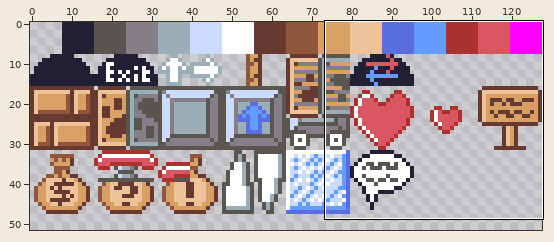
File history of a sprite sheet, tilesets4/FGCommon.png. The picture above shows the old version from afar; the outline marks the close-up.
Close-up. As it was:
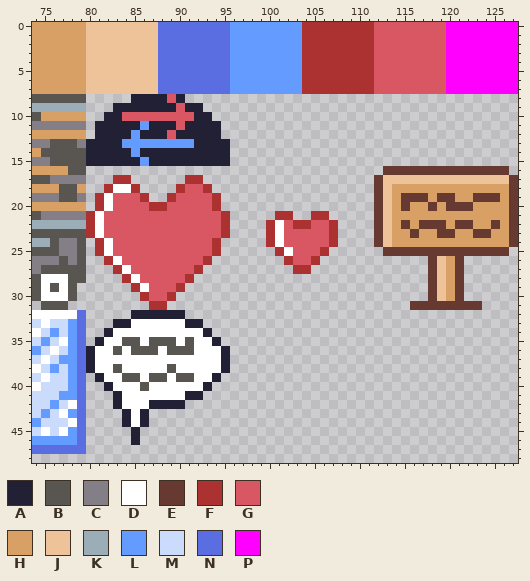
The file is 128x64 pixels. Shown: x 74..127, y 0..48. The wide view leaves out empty margins.
Palette (. is transparent): A #222034  B #595652  C #847e87  D #ffffff  E #663931  F #ac3232  G #d95763  H #d9a066  J #eec39a  K #9badb7  L #639bff  M #cbdbfc  N #5b6ee1  P #ff00ff
Pixels before (only the part around the change), first column x 74:
 0 HHHHHHJJJJJJJJNNNNNNNNLLLLLLLLFFFFFFFFGGGGGGGGPPPPPPPP
 1 HHHHHHJJJJJJJJNNNNNNNNLLLLLLLLFFFFFFFFGGGGGGGGPPPPPPPP
 2 HHHHHHJJJJJJJJNNNNNNNNLLLLLLLLFFFFFFFFGGGGGGGGPPPPPPPP
 3 HHHHHHJJJJJJJJNNNNNNNNLLLLLLLLFFFFFFFFGGGGGGGGPPPPPPPP
 4 HHHHHHJJJJJJJJNNNNNNNNLLLLLLLLFFFFFFFFGGGGGGGGPPPPPPPP
 5 HHHHHHJJJJJJJJNNNNNNNNLLLLLLLLFFFFFFFFGGGGGGGGPPPPPPPP
 6 HHHHHHJJJJJJJJNNNNNNNNLLLLLLLLFFFFFFFFGGGGGGGGPPPPPPPP
 7 HHHHHHJJJJJJJJNNNNNNNNLLLLLLLLFFFFFFFFGGGGGGGGPPPPPPPP
 8 BBBBBB.....AAAAGA.....................................
 9 KKKKKK...AAAAAAAGAA...................................
10 BHHHHH..AAGGGGGGGGAA..................................
11 CCCCCC.AAAAALAAAGAAAA.................................
12 HHHHHH.AAAALAAAGAAAAA.................................
13 CCBBBCAAAALLLLLLLLAAAA................................
14 HBBBBBAAAAALAAAAAAAAAA................................
15 CCBBBBAAAAAALAAAAAAAAA................................
16 HHHHBB.................................EEEEEEEEEEEEEE.
17 BBCCCC...FF......FF...................EJJJJJJJJJJJJJJE
18 HHHBBH..FDDF....FGGF..................EJHHHHHHHHHHHHHE
19 CCCBBC.FDGGGF..FGGGGF.................EJHEEEHEEHHEEEHE
20 HHHHHH.FDGGGGFFGGGGGF.................EJHEHHEHEEEHHHHE
21 BCCCCCFDGGGGGGGGGGGGGF.....FF..FF.....EJHHHHHHHHHHHHHE
22 KKKKKKFDGGGGGGGGGGGGGF....FDGFFGGF....EJHEHEEEHEEHHEHE
23 BBBBBBFDGGGGGGGGGGGGGF....FDGGGGGF....EJHHEHHEEHHEEHHE
24 KKBCCB.FDGGGGGGGGGGGF.....FDGGGGGF....EJHHHHHHHHHHHHHE
25 BBBCCB.FDGGGGGGGGGGGF......FDGGGF......EEEEEEEEEEEEEE.
26 CCCBCB..FDGGGGGGGGGF........FGGF............EJHE......
27 CBBBBB...FDGGGGGGGF..........FF.............EJHE......
28 BDDDBB....FDGGGGGF..........................EJHE......
29 BDBDB......FDGGGF...........................EJHE......
30 BDDDB.......FGGF............................EJHE......
31 .BBB.........FF...........................EEEEEEEE....
32 DDDDDN.....AAAAAA.....................................
33 MDMMLN...AADDDDDDAA...................................
34 DMLMLN..ADDDDDDDDDDA..................................
35 MLMDLN.ADDBBDBBBDBDDA.................................
36 LMDMLNADDBDBBBDBBBDDDA................................
37 MDMLLNADDDDDDDDDDDDDDA................................
38 DMLMLNADDBDDDDDBDDDDDA................................
39 MDMMLN.ADDBBDBBDBBDDA.................................
40 DMMMLN..ADDDBDDDDDDA..................................
41 MMMLLN...ADDDDDDDAA...................................
42 MMLMDN...ADDDAAAA.....................................
43 MLMDLN....ADA.........................................
44 LMMMDN....ADA.........................................
45 MDMDLN.....A..........................................
46 LLLLLN.....A..........................................
47 NNNNNN................................................
48 ......................................................
The result:
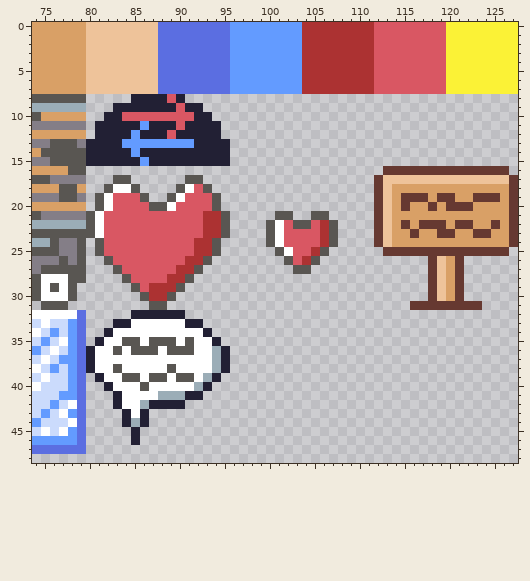
Commit: Improve heart graphics
The exact change:
{"colour":"P","old":"#ff00ff","new":"#fbf236"}
{"y":17,"x":83,"old":"FF","new":"BB"}
{"y":17,"x":91,"old":"FF","new":"BB"}
{"y":18,"x":82,"old":"F","new":"B"}
{"y":18,"x":85,"old":"F","new":"B"}
{"y":18,"x":90,"old":"FG","new":"BD"}
{"y":18,"x":93,"old":"F","new":"B"}
{"y":19,"x":81,"old":"F","new":"B"}
{"y":19,"x":86,"old":"F","new":"B"}
{"y":19,"x":89,"old":"FG","new":"BD"}
{"y":19,"x":94,"old":"F","new":"B"}
{"y":20,"x":81,"old":"F","new":"B"}
{"y":20,"x":87,"old":"FFG","new":"BBD"}
{"y":20,"x":94,"old":"F","new":"B"}
{"y":21,"x":80,"old":"F","new":"B"}
{"y":21,"x":93,"old":"GGF","new":"FFB"}
{"y":21,"x":101,"old":"FF","new":"BB"}
{"y":21,"x":105,"old":"FF","new":"BB"}
{"y":22,"x":80,"old":"F","new":"B"}
{"y":22,"x":93,"old":"GGF","new":"FFB"}
{"y":22,"x":100,"old":"F","new":"B"}
{"y":22,"x":103,"old":"FF","new":"BB"}
{"y":22,"x":106,"old":"GF","new":"FB"}
{"y":23,"x":80,"old":"F","new":"B"}
{"y":23,"x":93,"old":"GGF","new":"FFB"}
{"y":23,"x":100,"old":"F","new":"B"}
{"y":23,"x":106,"old":"GF","new":"FB"}
{"y":24,"x":81,"old":"FD","new":"BG"}
{"y":24,"x":92,"old":"GGF","new":"FFB"}
{"y":24,"x":100,"old":"F","new":"B"}
{"y":24,"x":106,"old":"GF","new":"FB"}
{"y":25,"x":81,"old":"FD","new":"BG"}
{"y":25,"x":92,"old":"GGF","new":"FFB"}
{"y":25,"x":101,"old":"F","new":"B"}
{"y":25,"x":105,"old":"GF","new":"FB"}
{"y":26,"x":82,"old":"FD","new":"BG"}
{"y":26,"x":91,"old":"GGF","new":"FFB"}
{"y":26,"x":102,"old":"F","new":"B"}
{"y":26,"x":104,"old":"GF","new":"FB"}
{"y":27,"x":83,"old":"FD","new":"BG"}
{"y":27,"x":90,"old":"GGF","new":"FFB"}
{"y":27,"x":103,"old":"FF","new":"BB"}
{"y":28,"x":84,"old":"FD","new":"BG"}
{"y":28,"x":89,"old":"GGF","new":"FFB"}
{"y":29,"x":85,"old":"FDGGGF","new":"BGFFFB"}
{"y":30,"x":86,"old":"FGGF","new":"BFFB"}
{"y":31,"x":87,"old":"FF","new":"BB"}
{"y":36,"x":94,"old":"D","new":"K"}
{"y":37,"x":94,"old":"D","new":"K"}
{"y":38,"x":94,"old":"D","new":"K"}
{"y":39,"x":93,"old":"D","new":"K"}
{"y":40,"x":92,"old":"D","new":"K"}
{"y":41,"x":88,"old":"DDD","new":"KKK"}
{"y":42,"x":86,"old":"D","new":"K"}
{"y":44,"x":85,"old":"D","new":"K"}
{"label":"changed","picture_box":[446,22,518,94]}
{"label":"changed","picture_box":[86,175,338,310]}
{"label":"changed","picture_box":[131,346,221,427]}
